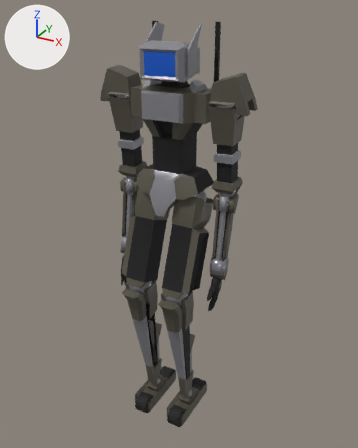
The Blender file Assets/Player/Player.blend: old version first, new version second.
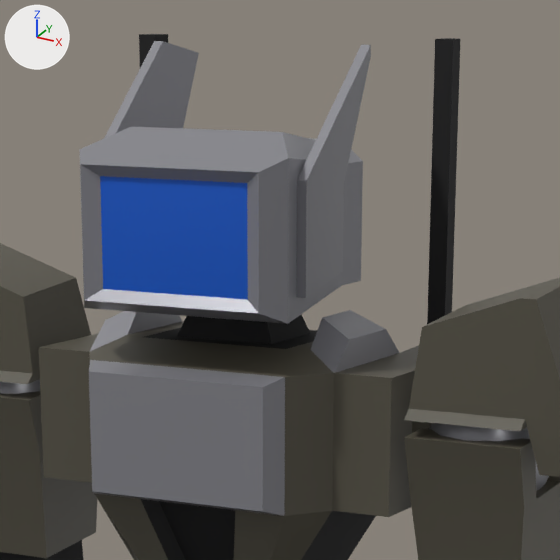
The first picture shows the older version from a camera (50 mm lens) standing at (1.07, -1.906, 2.036) and looking at (0.027, -0.01, 1.088). The close-ups show the older and then the newer version on the part from 34% to 68% of the width and 3% to 30% of the height of that picture. Only the edits that show in the close-ups are written down. The axes (+X, +Y, +Z) are drawn at upper left. The lights are the same throughout.

The first close-up shows 'Head', 'Torso', 'UpperArm L', 'UpperArm R'.
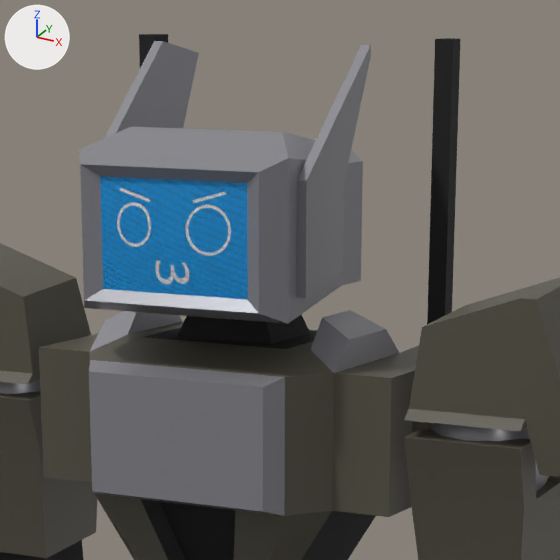
The change, as a list of edits to the scene's bpy script:
```text
Add img_playerface_png:
    img_playerface_png = load_image('PlayerFace.png', 'PlayerFace.png', 800, 600, 'sRGB')
Change mat_screen:
    remove mat_screen.base_color = (0.0, 0.096, 0.589)  # blue #0057ca
    add mat_screen.texture = img_playerface_png
Change me_cube:
    where me_cube.from_pydata(...)  # 51 vertices, 51 faces; spans x -0.109..0.109, y -0.131..0.076, z 1.756..1.974
    used by ob_head; location = (0.0, 0.0, 0.0)
    me_cube part 1: texture (UV) coordinates of 4 of 51 faces, centred in x -0.048..0.048, y -0.126, z 1.792..1.855, changed; they spanned u 0.12..0.88, v 0.0..0.75 and now span u 0.0..1.01, v 0.06..0.93
```

What differs and where, as boxes [x1, y1, x2, y2] in the close-ups (560 x 560 px):
'Head', surface changed
    both: [98, 174, 250, 302]
part 1 of me_cube, surface changed
    both: [100, 176, 248, 300]
